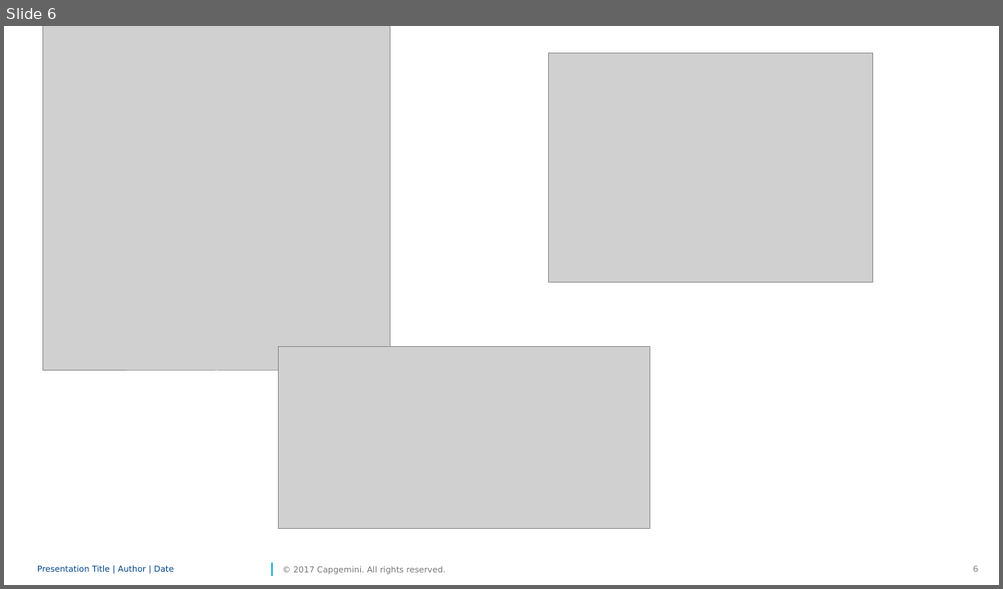
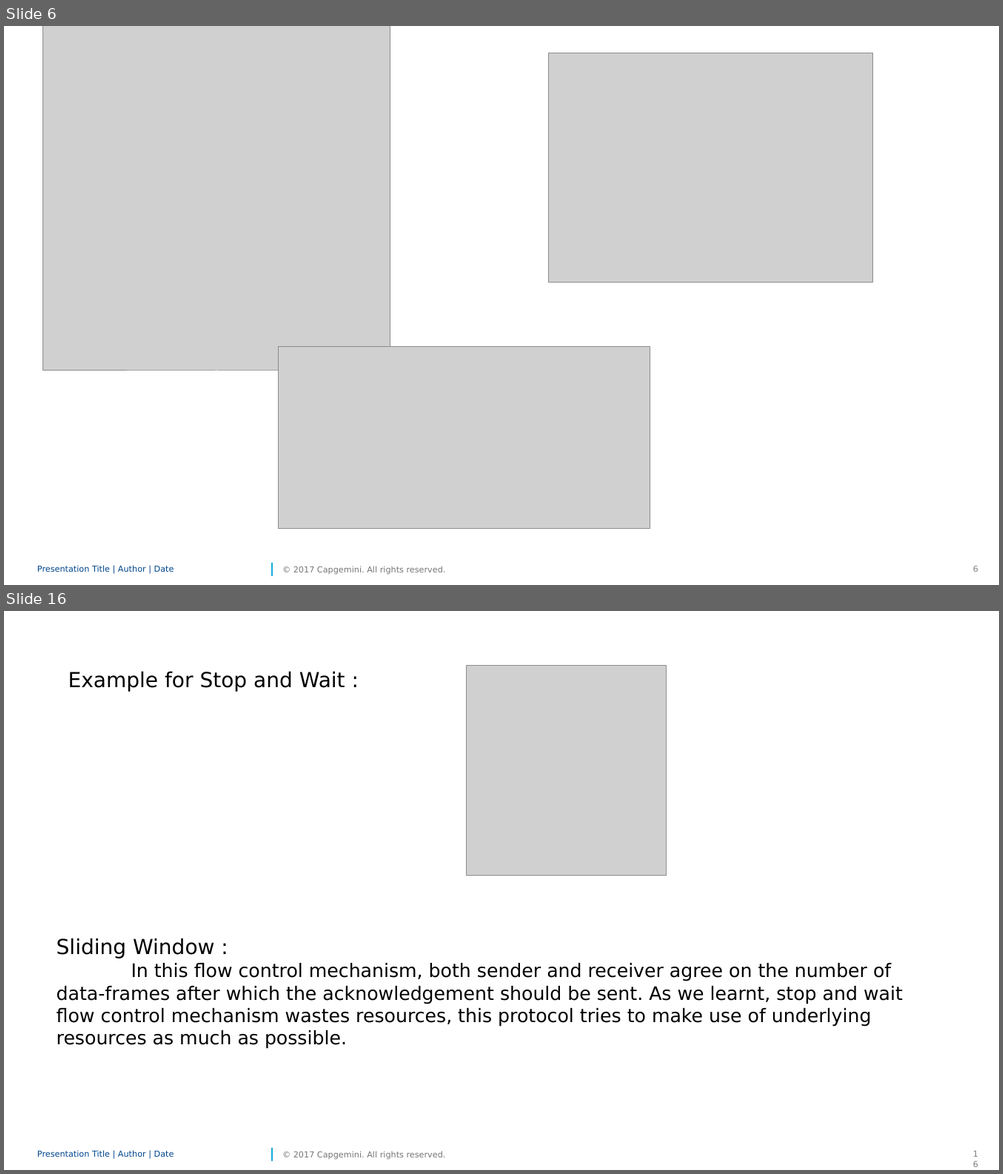
Before and after one commit to MohammedAashik/sparkCG, a slide deck: DAtalink.pptx. Shown one above the other, each under a label of ours: slide 6 before the commit, slides 6 and 16 after it; the slides between them are not shown. The pictures are 1003x589 and 1003x1174 pixels, drawn with LibreOffice and Linux fonts; fonts in the diff are those of the drawing; grey boxes stand for pictures; background and template pictures are left out. Boxes give left, top, right and bottom in pixels: in the first picture for what was removed or moved away, otherwise in the second. Text is boxed around its words. In the diff, an @@ line names an element or a change of style, - is before the commit and + after.

```diff
--- a/DAtalink.pptx
+++ b/DAtalink.pptx
@@ slide 16 added at (4, 611, 999, 1170), background #FFFFFF; not listed: 4 template elements that a slide beside it also shows @@
@@ text added at (68, 671, 345, 692), 20 pt, text #000000 @@
+Example for Stop and Wait :
@@ picture added at (466, 666, 666, 876) @@
@@ text added at (57, 938, 902, 1049), 18 pt, text #000000 @@
+Sliding Window :
+In this flow control mechanism, both sender and receiver agree on the number of data-frames after which the acknowledgement should be sent. As we learnt, stop and wait flow control mechanism wastes resources, this protocol tries to make use of underlying resources as much as possible.
```
Also in this commit, not shown: 1 slide changed, 14 other slides added.
